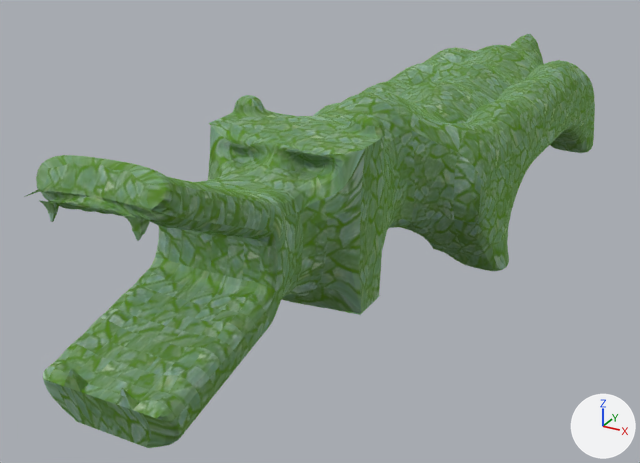
Renders of the Blender file CrocoBrush/Assets/CrocoBrush/Models/croco_normal.blend from each side of a commit.
Both versions are drawn from a camera (50 mm lens) standing at (6.45, -12.95, 7.68) and looking at (-1.1, 0.76, 0.82). Every picture has the same lights, and +X, +Y and +Z are marked at lower right.
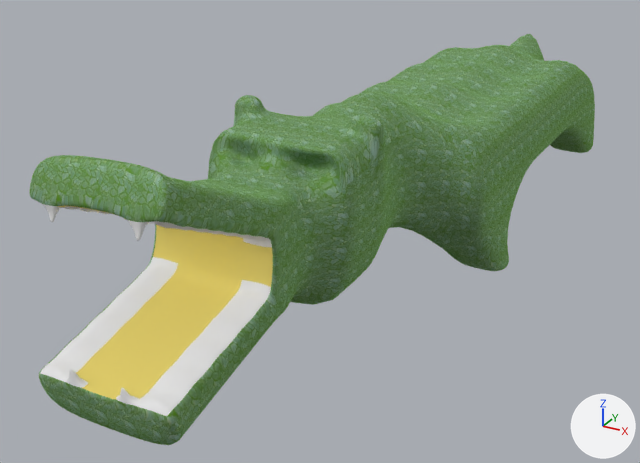
What differs and where, as boxes (x1, y1, x2, y2) in the pictures (640 x 463 px):
'Cube', reshaped: before (24, 34, 595, 448); after (29, 34, 595, 445)
part 1 of me_cube, built on: before (24, 121, 368, 447); after (29, 117, 374, 445)
part 2 of me_cube, recoloured: (64, 34, 595, 304) in both
part 3 of me_cube, recoloured (green to yellow): (77, 208, 260, 397) in both
part 4 of me_cube, recoloured (green to white): (49, 206, 259, 411) in both

Edits to the bpy script that builds the scene:
```text
Add img_croco_skin_texture_png_003:
    img_croco_skin_texture_png_003 = load_image('croco_skin_texture.png.003', '../Graphics/Textures/Charachters/croco_skin_texture.png', 1920, 1080, 'sRGB')
Add mat_crocodile:
    mat_crocodile = bpy.data.materials.new('Crocodile')
    # colours: green #9ae739
    # uses the picture img_croco_skin_texture_png_003
Add mat_crocodile_tooth:
    mat_crocodile_tooth = diffuse_material('Crocodile Tooth')
    mat_crocodile_tooth.base_color = (0.8, 0.8, 0.8)  # white #e7e7e7
Add mat_crocodile_mouth:
    mat_crocodile_mouth = diffuse_material('Crocodile Mouth')
    mat_crocodile_mouth.base_color = (0.8, 0.655, 0.158)  # yellow #e7d46f
Change me_cube:
    used by ob_cube; location = (0.0, 0.0, 2.46)
    remove me_cube.from_pydata(...)  # 648 vertices, 638 faces, 2 loose edges; spans x -2.6..2.3, y -6.6..10.9, z -2.4..2.1
    add me_cube.from_pydata(...)  # 720 vertices, 723 faces; spans x -2.6..2.3, y -6.6..10.9, z -2.4..2.1
    me_cube part 1: 20 vertices removed from x -1.1..1.1, y -6.6..-2.6, z -0.7..1.6; 92 vertices added at x -1.1..1.1, y -6.6..-2.2, z -0.7..1.7
    me_cube part 2: 311 faces spanning x -2.6..2.3, y -6.5..10.9, z -2.4..2.1 switch from mat_material_013 to mat_crocodile
    me_cube part 3: 102 faces spanning x -0.8..0.8, y -6.5..-4.2, z -0.6..1.6 switch from mat_material_013 to mat_crocodile_mouth (yellow #e7d36f)
    me_cube part 4: 90 faces spanning x -1.0..1.0, y -6.6..-4.2, z -0.6..1.6 switch from mat_material_013 to mat_crocodile_tooth (white #e7e7e7)
```
